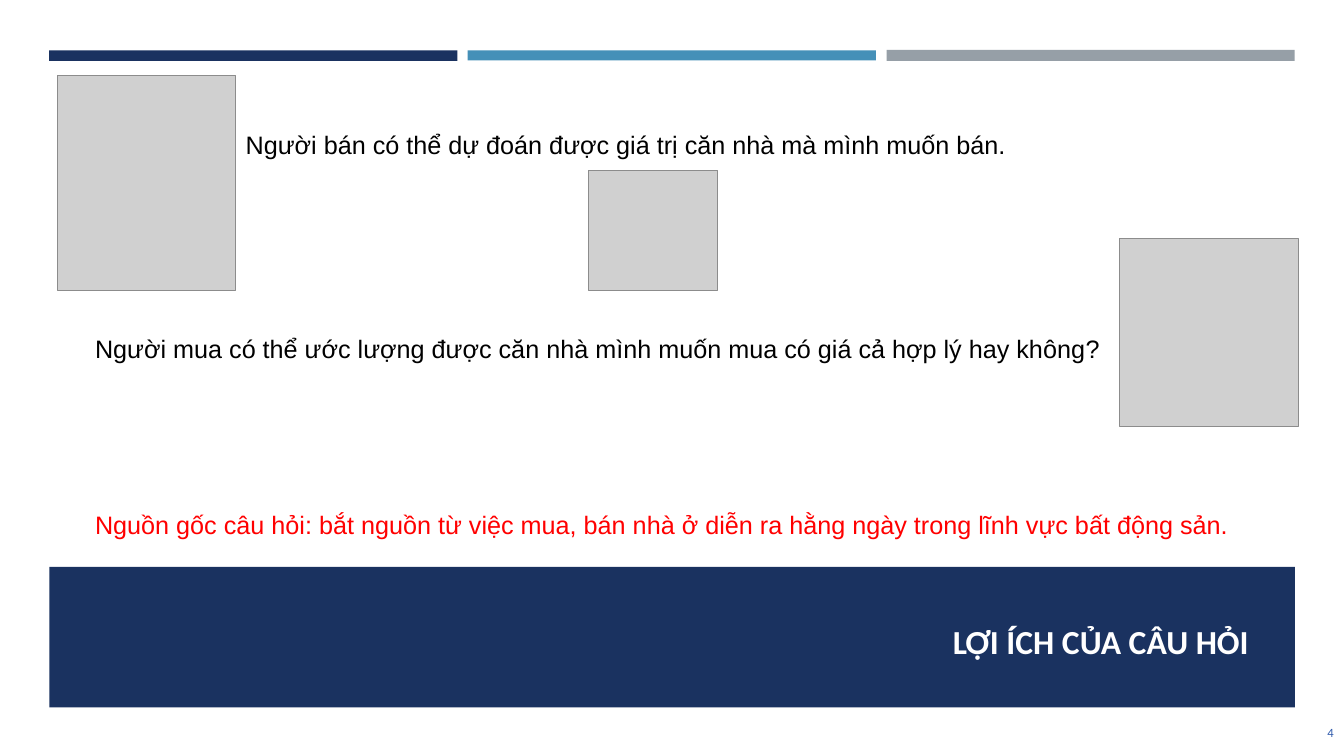
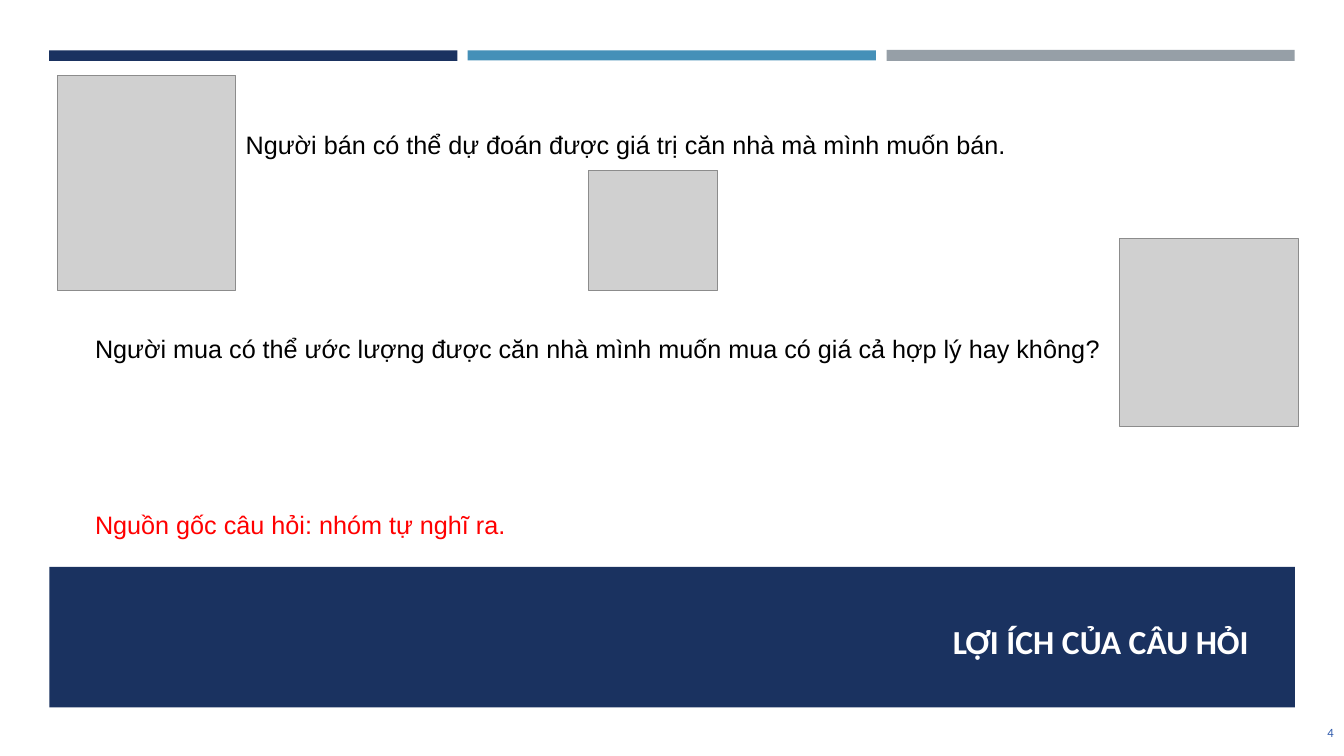
Before and after one commit to dpnam/DS-Final-Project, a slide deck: slide 4 of report-slide/BaoCaoLan01_DS.pptx. Drawn at 1344x756 pixels with LibreOffice and Linux fonts; fonts in the diff are those of the drawing; grey boxes stand for pictures. Boxes give left, top, right and bottom in pixels: in the first picture for what was removed or moved away, otherwise in the second. Text is boxed around its words. In the diff, an @@ line names an element or a change of style, - is before the commit and + after.

```diff
--- a/report-slide/BaoCaoLan01_DS.pptx
+++ b/report-slide/BaoCaoLan01_DS.pptx
@@ text at (95,514,505,540): text changed @@
-Nguồn gốc câu hỏi: bắt nguồn từ việc mua, bán nhà ở diễn ra hằng ngày trong lĩnh vực bất động sản.
+Nguồn gốc câu hỏi: nhóm tự nghĩ ra.
```
Also in this commit, not shown: 6 other slides changed, 2 slides added, 23 other files.
